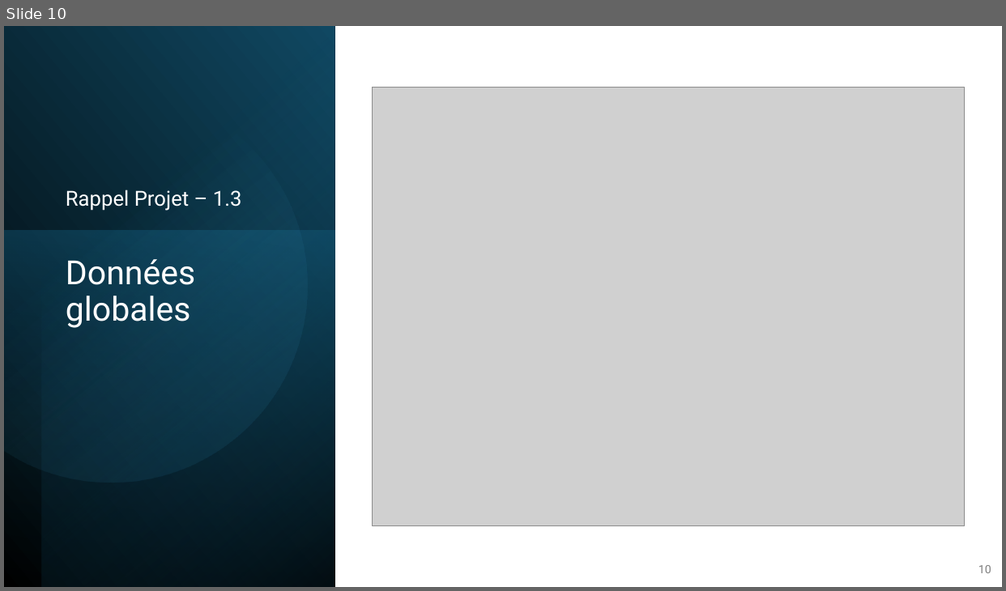
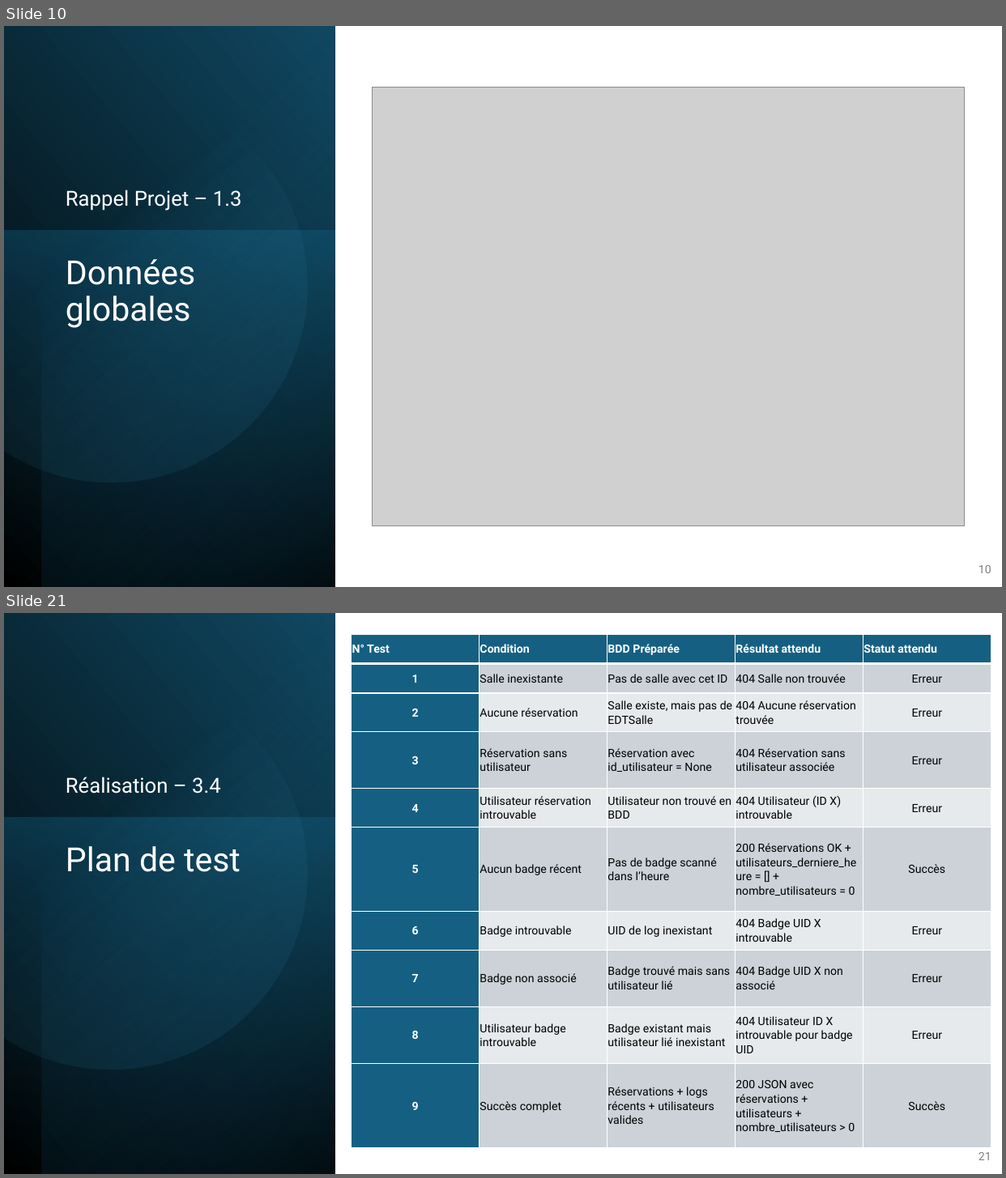
Before and after one commit to RobinMartineau/Acc-s-campus-, a slide deck: BDD/Présentation/BDD.pptx. Shown one above the other, each under a label of ours: slide 10 before the commit, slides 10 and 21 after it; the slides between them are not shown. The pictures are 1006x591 and 1006x1178 pixels, drawn with LibreOffice and Linux fonts; fonts in the diff are those of the drawing; grey boxes stand for pictures. Boxes give left, top, right and bottom in pixels: in the first picture for what was removed or moved away, otherwise in the second. Text is boxed around its words. In the diff, an @@ line names an element or a change of style, - is before the commit and + after.

```diff
--- a/BDD/Présentation/BDD.pptx
+++ b/BDD/Présentation/BDD.pptx
@@ slide 21 added at box(4, 613, 1002, 1174), background #FFFFFF @@
@@ rectangle added at box(4, 613, 335, 1174), fill gradient #000000 to #104862 @@
@@ rectangle added at box(41, 613, 335, 1174), fill gradient #000000 to #156082 @@
@@ table added at box(351, 635, 991, 1149), 10 rows, 5 columns @@
+N° Test | Condition | BDD Préparée | Résultat attendu | Statut attendu
+1 | Salle inexistante | Pas de salle avec cet ID | 404 Salle non trouvée | Erreur
+2 | Aucune réservation | Salle existe, mais pas de EDTSalle | 404 Aucune réservation trouvée | Erreur
+3 | Réservation sans utilisateur | Réservation avec id_utilisateur = None | 404 Réservation sans utilisateur associée | Erreur
+4 | Utilisateur réservation introuvable | Utilisateur non trouvé en BDD | 404 Utilisateur (ID X) introuvable | Erreur
+5 | Aucun badge récent | Pas de badge scanné dans l’heure | 200 Réservations OK + utilisateurs_derniere_heure = [] + nombre_utilisateurs = 0 | Succès
+6 | Badge introuvable | UID de log inexistant | 404 Badge UID X introuvable | Erreur
+7 | Badge non associé | Badge trouvé mais sans utilisateur lié | 404 Badge UID X non associé | Erreur
+8 | Utilisateur badge introuvable | Badge existant mais utilisateur lié inexistant | 404 Utilisateur ID X introuvable pour badge UID | Erreur
+9 | Succès complet | Réservations + logs récents + utilisateurs valides | 200 JSON avec réservations + utilisateurs + nombre_utilisateurs > 0 | Succès
@@ freeform shape added at box(4, 652, 343, 1105), fill gradient #46B1E1 to #104862 @@
@@ text added at box(66, 777, 221, 794), 20 pt, text #FFFFFF @@
+Réalisation – 3.4
@@ rectangle added at box(4, 818, 335, 1174), fill gradient #156082 to #0B3041 @@
@@ title added at box(66, 846, 241, 872), 32 pt, text #FFFFFF @@
+Plan de test
@@ page number added at box(978, 1152, 991, 1161), 11 pt, text #808080 @@
+21
```
Also in this commit, not shown: 2 slides changed, 11 other slides added, 23 slides removed.
